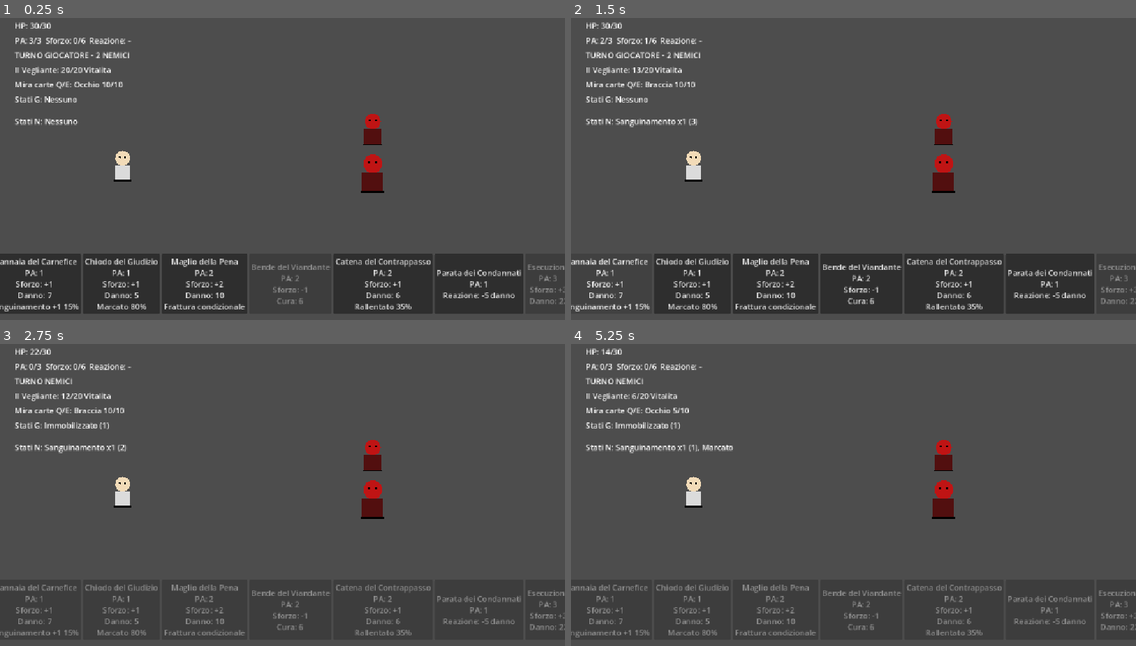
Above: before the commit, frames 1-4 (two rows, left to right).
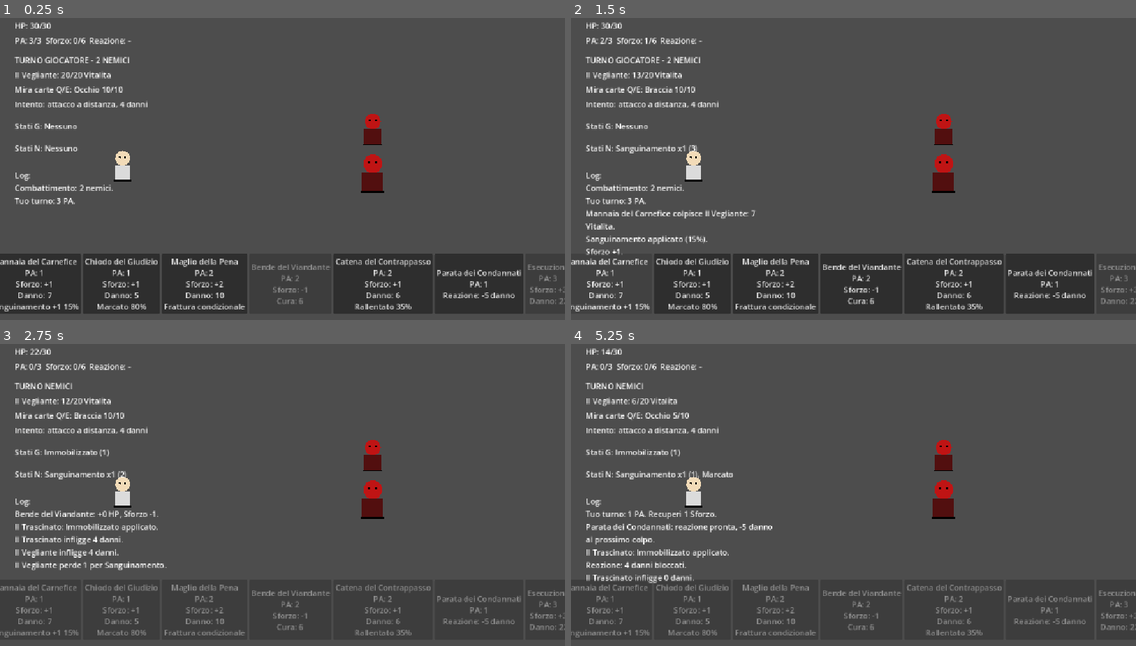
Above: after the commit, the same moments.

Repository: Chivas1504/Gioco
Game: Godot game, scene res://scenes/game.tscn
The game is run twice, just before and just after one commit, with the same random seed, the same clock (stepped at 60 frames per second) and the same inputs.
Inputs (mouse positions are in pixels of both pictures, inside the frame that each line leads up to):
- Up to frame 1 (0.25 s): no input
- Up to frame 2 (1.5 s): tap Enter at 0.5 s; move the mouse to (977, 147) at 0.52 s; hold D (move_right) 0.53-1.25 s; tap Q at 0.6 s; click (977, 147) at 0.67 s; click "Mannaia del Carnefice PA: 1 S…" at 1.25 s
- Up to frame 3 (2.75 s): click "Bende del Viandante PA: 2 Sfo…" at 2 s
- Up to frame 4 (5.25 s): move the mouse to (740, 507) at 2.77 s; hold S (move_down) 2.78-3.5 s; tap E at 2.85 s; click "Chiodo del Giudizio PA: 1 Sfo…" at 3.5 s; move the mouse to (910, 419) at 4.27 s; hold D (move_right) 4.28-5 s; tap Tab at 4.35 s; click "Parata dei Condannati PA: 1 R…" at 5 s

The runs differ from the first frame. In frame 1, 2.3% of the frame differs, in the area x 2-27%, y 11-62%; in frame 2, 3.2%; in frame 3, 3.4%; in frame 4, 3.8%, in the area x 2-36%, y 11-80%.

Commit message:
Add combat log and enemy intent UI

Diff:
--- a/scenes/game.tscn
+++ b/scenes/game.tscn
@@ -33,13 +33,13 @@
 offset_bottom = 40.0
 
 [node name="CombatPanel" type="Panel" parent="UI/HUD" unique_id=1667139331]
-custom_minimum_size = Vector2(360, 260)
+custom_minimum_size = Vector2(420, 430)
 custom_maximum_size = Vector2(0, 0)
 layout_mode = 0
 offset_left = 20.0
 offset_top = 20.0
-offset_right = 380.0
-offset_bottom = 280.0
+offset_right = 440.0
+offset_bottom = 450.0
 
 [node name="HPLabel" type="Label" parent="UI/HUD/CombatPanel" unique_id=1036347661]
 layout_mode = 0
@@ -53,51 +53,69 @@
 layout_mode = 0
 offset_left = 10.0
 offset_top = 40.0
-offset_right = 350.0
-offset_bottom = 63.0
+offset_right = 410.0
+offset_bottom = 75.0
 text = "PA: 3/3  Sforzo: 0/6  Reazione: -"
+autowrap_mode = 3
 
 [node name="StateLabel" type="Label" parent="UI/HUD/CombatPanel" unique_id=1573503359]
 layout_mode = 0
 offset_left = 10.0
-offset_top = 70.0
-offset_right = 350.0
-offset_bottom = 93.0
+offset_top = 80.0
+offset_right = 410.0
+offset_bottom = 103.0
 text = "ESPLORAZIONE"
 
 [node name="EnemyHPLabel" type="Label" parent="UI/HUD/CombatPanel" unique_id=641471336]
 layout_mode = 0
 offset_left = 10.0
-offset_top = 100.0
-offset_right = 350.0
-offset_bottom = 123.0
+offset_top = 110.0
+offset_right = 410.0
+offset_bottom = 133.0
 text = "Nemico: 25/25 HP"
 
 [node name="TargetPartLabel" type="Label" parent="UI/HUD/CombatPanel" unique_id=1209258386]
-custom_minimum_size = Vector2(10, 130)
 layout_mode = 0
 offset_left = 10.0
-offset_top = 130.0
-offset_right = 350.0
-offset_bottom = 260.0
+offset_top = 140.0
+offset_right = 410.0
+offset_bottom = 163.0
 text = "Mira carte: Testa"
 
-[node name="PlayerStatusLabel" type="Label" parent="UI/HUD/CombatPanel" unique_id=615252701]
-custom_maximum_size = Vector2(340, 40)
+[node name="IntentLabel" type="Label" parent="UI/HUD/CombatPanel" unique_id=622934905]
 layout_mode = 0
 offset_left = 10.0
-offset_top = 160.0
-offset_right = 350.0
-offset_bottom = 200.0
+offset_top = 170.0
+offset_right = 410.0
+offset_bottom = 205.0
+text = "Intento: -"
+autowrap_mode = 3
+
+[node name="PlayerStatusLabel" type="Label" parent="UI/HUD/CombatPanel" unique_id=615252701]
+custom_maximum_size = Vector2(400, 40)
+layout_mode = 0
+offset_left = 10.0
+offset_top = 215.0
+offset_right = 410.0
+offset_bottom = 255.0
 autowrap_mode = 3
 
 [node name="EnemyStatusLabel" type="Label" parent="UI/HUD/CombatPanel" unique_id=1127790825]
-custom_maximum_size = Vector2(340, 45)
+custom_maximum_size = Vector2(400, 45)
 layout_mode = 0
 offset_left = 10.0
-offset_top = 205.0
-offset_right = 350.0
-offset_bottom = 250.0
+offset_top = 260.0
+offset_right = 410.0
+offset_bottom = 305.0
+autowrap_mode = 3
+
+[node name="CombatLogLabel" type="Label" parent="UI/HUD/CombatPanel" unique_id=125469030]
+layout_mode = 0
+offset_left = 10.0
+offset_top = 315.0
+offset_right = 410.0
+offset_bottom = 420.0
+text = "Log: -"
 autowrap_mode = 3
 
 [node name="CardBar" type="HBoxContainer" parent="UI/HUD" unique_id=1747839705]
--- a/scripts/core/game.gd
+++ b/scripts/core/game.gd
@@ -8,6 +8,7 @@
 @onready var state_label: Label = $UI/HUD/CombatPanel/StateLabel
 @onready var enemy_hp_label: Label = $UI/HUD/CombatPanel/EnemyHPLabel
 @onready var target_part_label: Label = $UI/HUD/CombatPanel/TargetPartLabel
+@onready var intent_label: Label = $UI/HUD/CombatPanel/IntentLabel
 
 @onready var player_status_label: Label = (
 	$UI/HUD/CombatPanel/PlayerStatusLabel
@@ -15,6 +16,10 @@
 
 @onready var enemy_status_label: Label = (
 	$UI/HUD/CombatPanel/EnemyStatusLabel
+)
+
+@onready var combat_log_label: Label = (
+	$UI/HUD/CombatPanel/CombatLogLabel
 )
 
 @onready var card_bar = $UI/HUD/CardBar
@@ -35,6 +40,7 @@
 const PLAYER_COMBAT_POSITION := Vector2(250.0, 330.0)
 const ENEMY_COMBAT_CENTER := Vector2(760.0, 300.0)
 const ENEMY_COMBAT_SPACING := 90.0
+const MAX_COMBAT_LOG_LINES := 5
 
 
 var current_mode: String = GameMode.EXPLORATION
@@ -62,6 +68,7 @@
 var enemy_is_acting: bool = false
 var player_is_dead: bool = false
 var player_actions_remaining: int = PLAYER_MAX_ACTIONS
+var combat_log: Array[String] = []
 
 var mannaia_del_carnefice: CardData
 var chiodo_del_giudizio: CardData
@@ -258,6 +265,7 @@
 
 	enemy_is_acting = false
 	player.velocity = Vector2.ZERO
+	combat_log.clear()
 
 	card_bar.visible = false
 
@@ -285,6 +293,7 @@
 
 	current_mode = GameMode.COMBAT
 	player.velocity = Vector2.ZERO
+	combat_log.clear()
 
 	_save_exploration_positions()
 	_arrange_combat_stage()
@@ -301,6 +310,13 @@
 
 	_update_enemy_visibility()
 	_update_enemy_selection_visuals()
+	_add_combat_log(
+		"Combattimento: "
+		+ str(
+			_count_alive_combat_enemies()
+		)
+		+ " nemici."
+	)
 	_begin_player_activation()
 
 
@@ -861,6 +877,12 @@
 	if not _is_card_available(
 		card
 	):
+		if card != null:
+			_add_combat_log(
+				card.card_name
+				+ " non e disponibile."
+			)
+
 		return
 
 	if card.is_reaction():
@@ -900,16 +922,53 @@
 			_get_selected_body_part()
 		)
 
-		target_enemy.take_part_damage(
+		var damage_result: Dictionary = target_enemy.take_part_damage(
 			target_part,
 			modified_damage
 		)
+
+		_add_combat_log(
+			card.card_name
+			+ " colpisce "
+			+ target_enemy.get_enemy_name()
+			+ " / "
+			+ target_part
+			+ ": "
+			+ str(
+				damage_result.get(
+					"part_damage",
+					0
+				)
+			)
+			+ " parte, "
+			+ str(
+				damage_result.get(
+					"vitality_damage",
+					0
+				)
+			)
+			+ " Vitalita."
+		)
 	else:
-		target_enemy.take_vitality_damage(
+		var vitality_damage: int = target_enemy.take_vitality_damage(
 			modified_damage
 		)
 
+		_add_combat_log(
+			card.card_name
+			+ " colpisce "
+			+ target_enemy.get_enemy_name()
+			+ ": "
+			+ str(vitality_damage)
+			+ " Vitalita."
+		)
+
 	if target_enemy.is_dead():
+		_add_combat_log(
+			target_enemy.get_enemy_name()
+			+ " muore."
+		)
+
 		_handle_enemy_death(
 			target_enemy
 		)
@@ -930,6 +989,15 @@
 		card
 	)
 
+	if card.effort_generated != 0:
+		_add_combat_log(
+			"Sforzo "
+			+ _format_signed_int(
+				card.effort_generated
+			)
+			+ "."
+		)
+
 	_update_ui()
 	_finish_player_action(
 		card.action_cost
@@ -959,6 +1027,28 @@
 				card.status_to_apply,
 				card.status_duration,
 				card.status_stacks
+			)
+
+			_add_combat_log(
+				card.status_to_apply
+				+ " applicato ("
+				+ str(
+					roundi(
+						status_chance * 100.0
+					)
+				)
+				+ "%)."
+			)
+		else:
+			_add_combat_log(
+				card.status_to_apply
+				+ " mancato ("
+				+ str(
+					roundi(
+						status_chance * 100.0
+					)
+				)
+				+ "%)."
 			)
 
 	if card.fracture_selected_part:
@@ -987,6 +1077,30 @@
 				target_part
 			)
 
+			_add_combat_log(
+				"Frattura a "
+				+ target_part
+				+ " riuscita ("
+				+ str(
+					roundi(
+						fracture_chance * 100.0
+					)
+				)
+				+ "%)."
+			)
+		else:
+			_add_combat_log(
+				"Frattura a "
+				+ target_part
+				+ " mancata ("
+				+ str(
+					roundi(
+						fracture_chance * 100.0
+					)
+				)
+				+ "%)."
+			)
+
 
 func _get_status_chance(
 	card: CardData,
@@ -1053,6 +1167,8 @@
 func _use_healing_card(
 	card: CardData
 ) -> void:
+	var old_hp: int = player_hp
+
 	player_hp = mini(
 		player_hp + card.healing,
 		PLAYER_MAX_HP
@@ -1060,6 +1176,17 @@
 
 	_apply_card_effort(
 		card
+	)
+
+	_add_combat_log(
+		card.card_name
+		+ ": +"
+		+ str(player_hp - old_hp)
+		+ " HP, Sforzo "
+		+ _format_signed_int(
+			card.effort_generated
+		)
+		+ "."
 	)
 
 	_update_ui()
@@ -1086,6 +1213,13 @@
 		card
 	)
 
+	_add_combat_log(
+		card.card_name
+		+ ": reazione pronta, -"
+		+ str(player_reaction_block)
+		+ " danno al prossimo colpo."
+	)
+
 	_update_ui()
 	_finish_player_action(
 		card.action_cost
@@ -1102,6 +1236,15 @@
 	)
 
 
+func _format_signed_int(
+	value: int
+) -> String:
+	if value > 0:
+		return "+" + str(value)
+
+	return str(value)
+
+
 func _finish_player_action(
 	action_cost: int
 ) -> void:
@@ -1138,9 +1281,18 @@
 		0
 	)
 
+	if burn_damage > 0:
+		_add_combat_log(
+			"Ustione: "
+			+ str(burn_damage)
+			+ " danni."
+		)
+
 	if player_hp <= 0:
 		_player_died()
 		return false
+
+	var effort_before_recovery: int = player_effort
 
 	player_effort = maxi(
 		player_effort - PLAYER_EFFORT_RECOVERY,
@@ -1179,6 +1331,21 @@
 
 	enemy_is_acting = false
 
+	var turn_message: String = (
+		"Tuo turno: "
+		+ str(player_actions_remaining)
+		+ " PA."
+	)
+
+	if effort_before_recovery != player_effort:
+		turn_message += (
+			" Recuperi 1 Sforzo."
+		)
+
+	_add_combat_log(
+		turn_message
+	)
+
 	_update_ui()
 	return true
 
@@ -1199,6 +1366,13 @@
 		player_hp - bleeding_damage,
 		0
 	)
+
+	if bleeding_damage > 0:
+		_add_combat_log(
+			"Sanguinamento: "
+			+ str(bleeding_damage)
+			+ " danni."
+		)
 
 	if player_hp <= 0:
 		_player_died()
@@ -1255,6 +1429,11 @@
 	)
 
 	if enemy_unit.is_dead():
+		_add_combat_log(
+			enemy_unit.get_enemy_name()
+			+ " muore."
+		)
+
 		_handle_enemy_death(
 			enemy_unit
 		)
@@ -1270,6 +1449,11 @@
 	)
 
 	if enemy_is_stunned:
+		_add_combat_log(
+			enemy_unit.get_enemy_name()
+			+ " e stordito."
+		)
+
 		_finish_single_enemy_turn(
 			enemy_unit
 		)
@@ -1363,13 +1547,21 @@
 			1
 		)
 
+		_add_combat_log(
+			enemy_unit.get_enemy_name()
+			+ ": "
+			+ status_name
+			+ " applicato."
+		)
+
 	_apply_enemy_damage(
 		int(
 			action.get(
 				"damage",
 				0
 			)
-		)
+		),
+		enemy_unit.get_enemy_name()
 	)
 
 	_play_enemy_action_motion(
@@ -1394,7 +1586,8 @@
 				"damage",
 				0
 			)
-		)
+		),
+		enemy_unit.get_enemy_name()
 	)
 
 	_play_enemy_action_motion(
@@ -1413,7 +1606,8 @@
 	enemy_unit: EnemyUnit
 ) -> void:
 	_apply_enemy_damage(
-		enemy_unit.get_attack_damage()
+		enemy_unit.get_attack_damage(),
+		enemy_unit.get_enemy_name()
 	)
 
 	_play_enemy_action_motion(
@@ -1429,14 +1623,24 @@
 
 
 func _apply_enemy_damage(
-	damage: int
+	damage: int,
+	source_name: String
 ) -> void:
 	if player_statuses.consume_marked():
 		damage = roundi(
 			damage * 1.25
 		)
 
+		_add_combat_log(
+			"Marcato consumato: danno nemico aumentato."
+		)
+
 	if player_reaction_block > 0:
+		var blocked_damage: int = mini(
+			damage,
+			player_reaction_block
+		)
+
 		damage = maxi(
 			damage - player_reaction_block,
 			0
@@ -1444,11 +1648,26 @@
 
 		player_reaction_block = 0
 
+		_add_combat_log(
+			"Reazione: "
+			+ str(blocked_damage)
+			+ " danni bloccati."
+		)
+
+	var old_hp: int = player_hp
+
 	player_hp = maxi(
 		player_hp - damage,
 		0
 	)
 
+	_add_combat_log(
+		source_name
+		+ " infligge "
+		+ str(old_hp - player_hp)
+		+ " danni."
+	)
+
 	_update_ui()
 
 	if player_hp <= 0:
@@ -1459,7 +1678,24 @@
 	enemy_unit: EnemyUnit
 ) -> void:
 	if not enemy_unit.is_dead():
-		enemy_unit.end_activation()
+		var result: Dictionary = (
+			enemy_unit.end_activation()
+		)
+
+		var bleeding_damage: int = int(
+			result.get(
+				"bleeding_damage_applied",
+				0
+			)
+		)
+
+		if bleeding_damage > 0:
+			_add_combat_log(
+				enemy_unit.get_enemy_name()
+				+ " perde "
+				+ str(bleeding_damage)
+				+ " per Sanguinamento."
+			)
 
 	if enemy_unit.is_dead():
 		_handle_enemy_death(
@@ -1550,8 +1786,100 @@
 
 	player.velocity = Vector2.ZERO
 	card_bar.visible = false
+	_add_combat_log(
+		"Il giocatore cade."
+	)
 
 	_update_ui()
+
+
+func _add_combat_log(
+	message: String
+) -> void:
+	if message.is_empty():
+		return
+
+	combat_log.append(
+		message
+	)
+
+	while combat_log.size() > MAX_COMBAT_LOG_LINES:
+		combat_log.remove_at(0)
+
+	_update_combat_log_label()
+
+
+func _update_combat_log_label() -> void:
+	if combat_log_label == null:
+		return
+
+	if combat_log.is_empty():
+		combat_log_label.text = "Log: -"
+		return
+
+	combat_log_label.text = (
+		"Log:\n"
+		+ "\n".join(
+			combat_log
+		)
+	)
+
+
+func _update_intent_label() -> void:
+	if intent_label == null:
+		return
+
+	intent_label.text = (
+		"Intento: "
+		+ _get_selected_enemy_intent_text()
+	)
+
+
+func _get_selected_enemy_intent_text() -> String:
+	if not _is_combat_mode():
+		return "-"
+
+	if selected_enemy == null:
+		return "-"
+
+	if selected_enemy.is_dead():
+		return "-"
+
+	if selected_enemy.status_manager.has_status(
+		StatusManager.STUN
+	):
+		return "salta il turno"
+
+	if selected_enemy.can_use_special_ability():
+		match selected_enemy.get_special_ability():
+			EnemyAbilitySystem.ACTION_CHAIN_PULL:
+				return (
+					"catena, "
+					+ str(
+						maxi(
+							selected_enemy.get_attack_damage() - 1,
+							0
+						)
+					)
+					+ " danni + Immobilizzato"
+				)
+
+			EnemyAbilitySystem.ACTION_RANGED_ATTACK:
+				return (
+					"attacco a distanza, "
+					+ str(
+						selected_enemy.get_attack_damage()
+					)
+					+ " danni"
+				)
+
+	return (
+		"attacco, "
+		+ str(
+			selected_enemy.get_attack_damage()
+		)
+		+ " danni"
+	)
 
 
 func _status_summary_to_text(
@@ -1681,6 +2009,8 @@
 		)
 
 	_update_status_labels()
+	_update_intent_label()
+	_update_combat_log_label()
 	_refresh_card_bar()
 	_update_enemy_selection_visuals()
 
Not shown, changed: CHANGELOG_MODIFICHE.md
